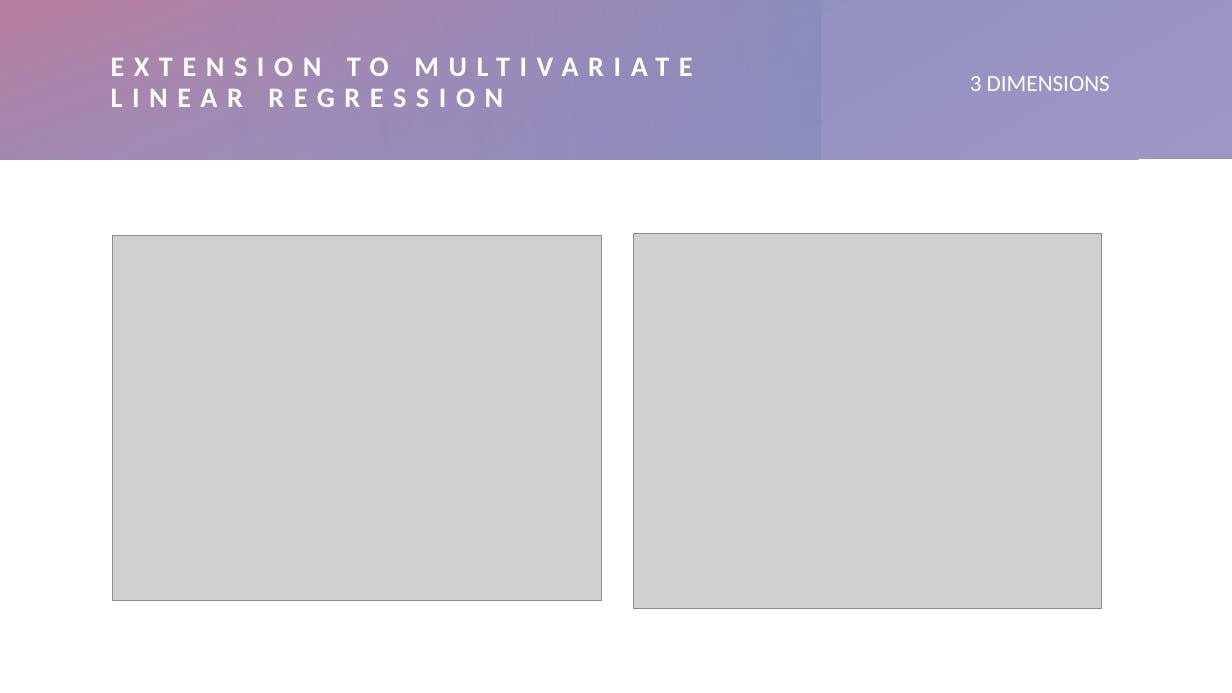
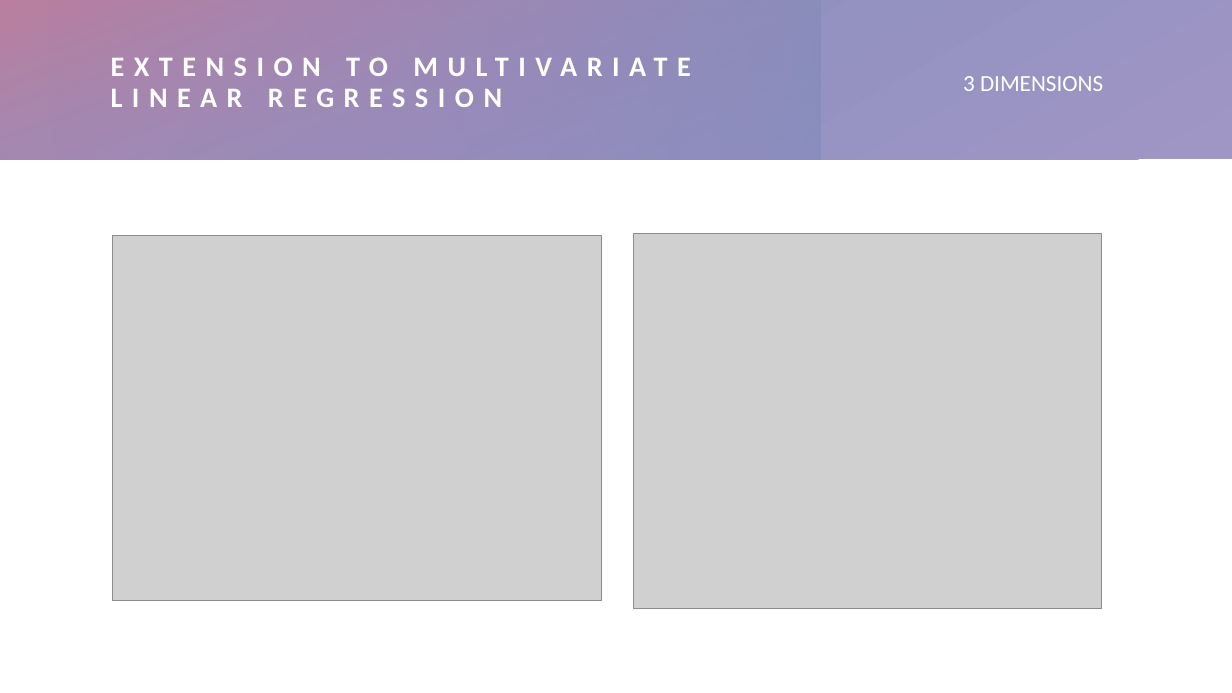
Before and after one commit to irisroatis/phd_year1_code_term2, a slide deck: slide 4 of ppt meetings/February 2023/24.02.pptx. Drawn at 1232x693 pixels with LibreOffice and Linux fonts; fonts in the diff are those of the drawing; grey boxes stand for pictures. Boxes give left, top, right and bottom in pixels: in the first picture for what was removed or moved away, otherwise in the second. Text is boxed around its words. In the diff, an @@ line names an element or a change of style, - is before the commit and + after.

```diff
--- a/ppt meetings/February 2023/24.02.pptx
+++ b/ppt meetings/February 2023/24.02.pptx
@@ rectangle at [0, 0, 821, 159]: fill gradient #A096C6 to #BA7F9F to gradient #BA7F9F to #A096C6 @@
@@ text "3 DIMENSIONS": place and size @@
-text "3 DIMENSIONS" at [970, 76, 1110, 91]
+text "3 DIMENSIONS" at [963, 76, 1103, 91]
```
Also in this commit, not shown: 3 other slides changed, 2 slides added, 1 other file.
